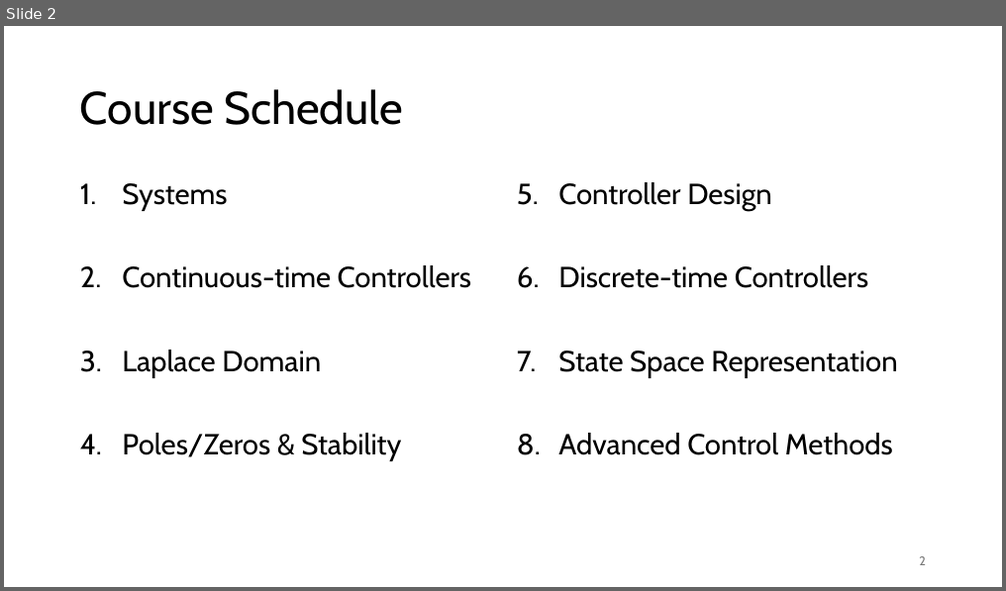
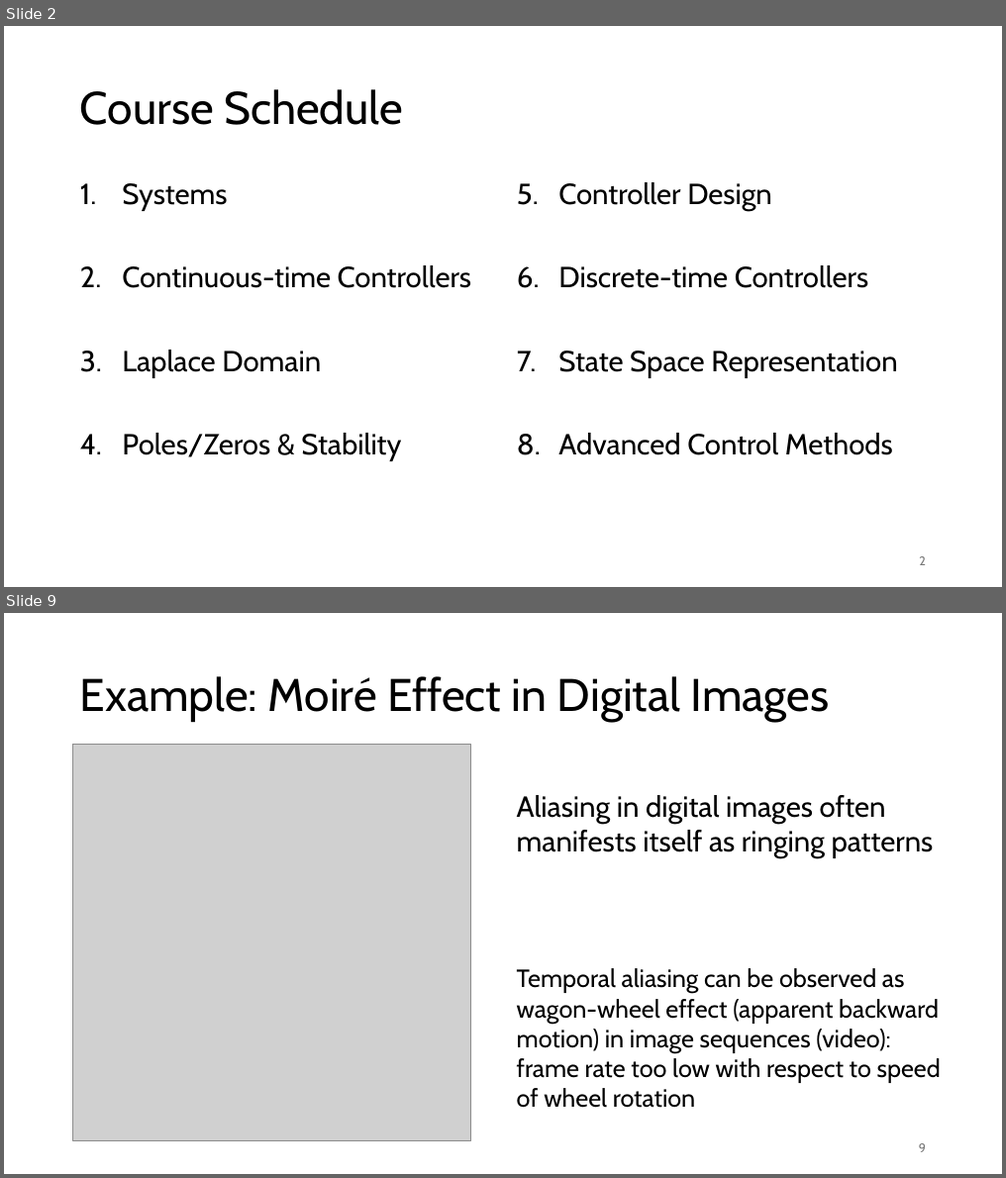
Before and after one commit to FelixWick/control_engineering, a slide deck: slides/6_discrete_controllers.pptx. Shown one above the other, each under a label of ours: slide 2 before the commit, slides 2 and 9 after it; the slides between them are not shown. The pictures are 1006x591 and 1006x1178 pixels, drawn with LibreOffice and Linux fonts; fonts in the diff are those of the drawing; grey boxes stand for pictures. Boxes give left, top, right and bottom in pixels: in the first picture for what was removed or moved away, otherwise in the second. Text is boxed around its words. In the diff, an @@ line names an element or a change of style, - is before the commit and + after.

```diff
--- a/slides/6_discrete_controllers.pptx
+++ b/slides/6_discrete_controllers.pptx
@@ slide 9 added at <box>4,613,1002,1174</box>, background #FFFFFF @@
@@ title added at <box>80,676,830,722</box>, 44 pt, text #000000 @@
+Example: Moiré Effect in Digital Images
@@ picture added at <box>73,744,470,1142</box> @@
@@ text added at <box>517,795,941,1108</box>, 24 pt, text #000000 @@
+Aliasing in digital images often manifests itself as ringing patterns
+Temporal aliasing can be observed as wagon-wheel effect (apparent backward motion) in image sequences (video): frame rate too low with respect to speed of wheel rotation
@@ page number added at <box>919,1144,926,1153</box>, 12 pt, text #797979 @@
+9
```
Also in this commit, not shown: 5 slides changed, 15 other slides added, 1 slide removed.
